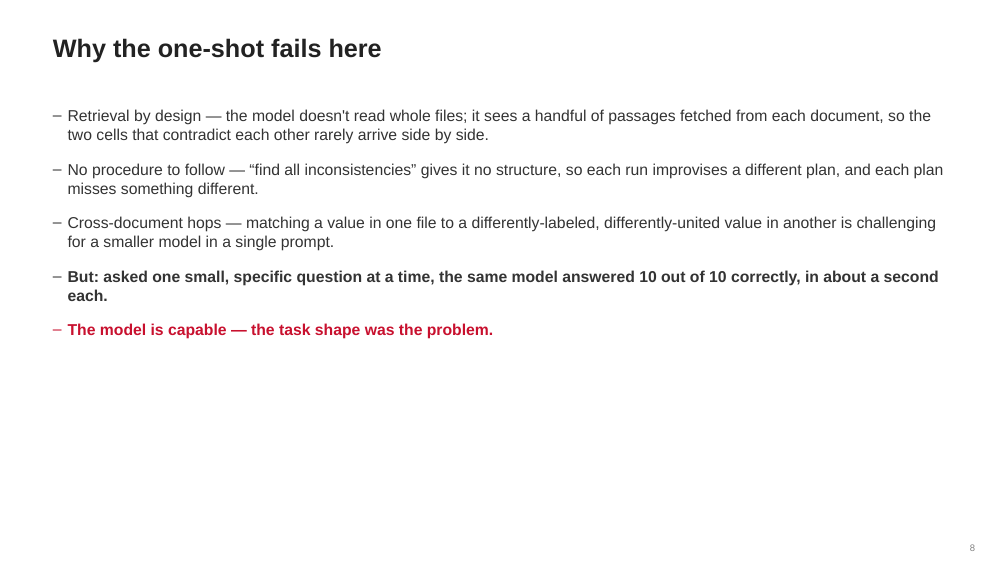
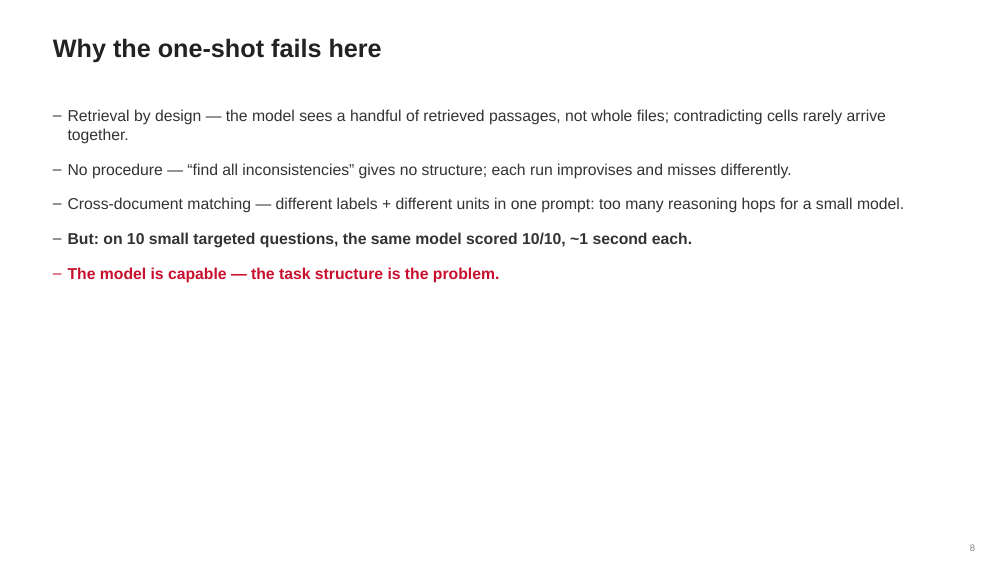
Before and after one commit to ld2955/SelfProject, a slide deck: slide 8 of AI_Summer_League_Demo_plain.pptx. Drawn at 1008x567 pixels with LibreOffice and Linux fonts; fonts in the diff are those of the drawing. Boxes give left, top, right and bottom in pixels: in the first picture for what was removed or moved away, otherwise in the second. Text is boxed around its words. In the diff, an @@ line names an element or a change of style, - is before the commit and + after.

```diff
--- a/AI_Summer_League_Demo_plain.pptx
+++ b/AI_Summer_League_Demo_plain.pptx
@@ text at bbox=[68, 109, 904, 283]: text changed @@
-– Retrieval by design — the model doesn't read whole files; it sees a handful of passages fetched from each document, so the two cells that contradict each other rarely arrive side by side.
-– No procedure to follow — “find all inconsistencies” gives it no structure, so each run improvises a different plan, and each plan misses something different.
-– Cross-document hops — matching a value in one file to a differently-labeled, differently-united value in another is challenging for a smaller model in a single prompt.
-– But: asked one small, specific question at a time, the same model answered 10 out of 10 correctly, in about a second each.
-– The model is capable — the task shape was the problem.
+– Retrieval by design — the model sees a handful of retrieved passages, not whole files; contradicting cells rarely arrive together.
+– No procedure — “find all inconsistencies” gives no structure; each run improvises and misses differently.
+– Cross-document matching — different labels + different units in one prompt: too many reasoning hops for a small model.
+– But: on 10 small targeted questions, the same model scored 10/10, ~1 second each.
+– The model is capable — the task structure is the problem.
```
Also in this commit, not shown: 14 other slides changed.
